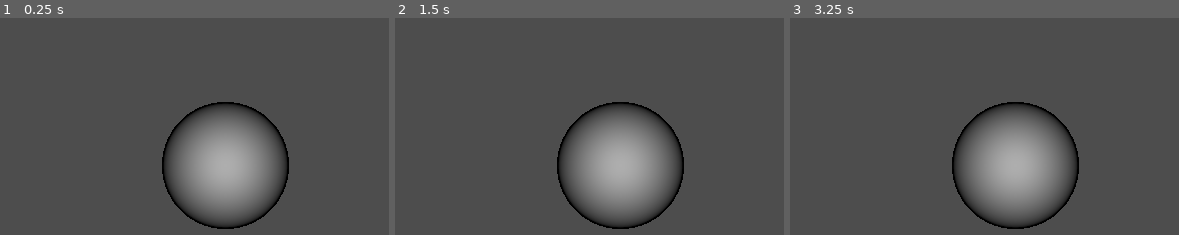
Above: before the commit, frames 1-3 (left to right).
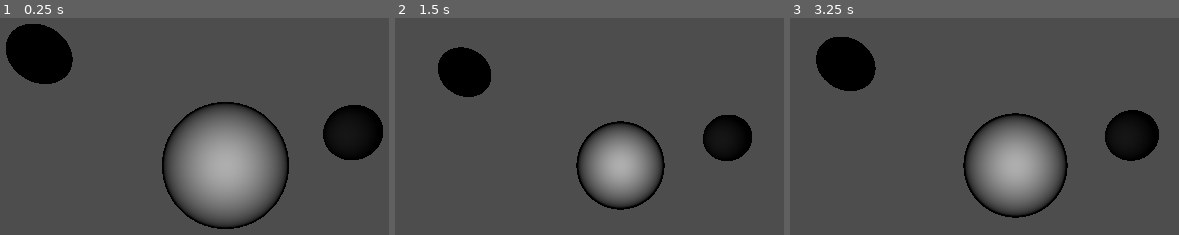
Above: after the commit, the same moments.

Repository: winder-xp/meteor-madness-hackathon-2025
Game: Godot game, scene res://scenes/test_scene.tscn
The game is run twice, just before and just after one commit, with the same random seed, the same clock (stepped at 60 frames per second) and the same inputs.
Inputs (mouse positions are in pixels of both pictures, inside the frame that each line leads up to):
- Up to frame 1 (0.25 s): no input
- Up to frame 2 (1.5 s): tap Enter at 0.5 s; move the mouse to (outside the picture) at 0.52 s; click (outside the picture) at 0.6 s; tap Mouse wheel down (scrollDown, bound only after the commit) at 0.8, 1.35 s; tap Space at 1.25 s; move the mouse to (461, 187) at 1.27 s
- Up to frame 3 (3.25 s): tap Mouse wheel up (scrollUp, bound only after the commit) at 1.55, 2.1 s; tap Enter at 2 s; move the mouse to (1097, 65) at 2.02 s; click (1097, 65) at 2.3 s; tap Space at 2.75 s; move the mouse to (outside the picture) at 2.77 s; click (outside the picture) at 2.85 s; tap Mouse wheel down (scrollDown, bound only after the commit) at 3.05 s

The runs differ from the first frame. In frame 1, 6.8% of the frame differs, in the area x 1-99%, y 2-66%; in frame 2, 13%, in the area x 11-92%, y 13-98%; in frame 3, 13%.

Commit message:
zoom y rotación de la cámara
Se ha añadido la posibilidad de rotar la cámara con clic y hacer zoom con la rueda del ratón

Diff:
--- a/project.godot
+++ b/project.godot
@@ -14,3 +14,21 @@
 run/main_scene="uid://d4ddh0ykygtu3"
 config/features=PackedStringArray("4.4", "Forward Plus")
 config/icon="res://icon.svg"
+
+[input]
+
+scrollUp={
+"deadzone": 0.2,
+"events": [Object(InputEventMouseButton,"resource_local_to_scene":false,"resource_name":"","device":-1,"window_id":0,"alt_pressed":false,"shift_pressed":false,"ctrl_pressed":false,"meta_pressed":false,"button_mask":0,"position":Vector2(0, 0),"global_position":Vector2(0, 0),"factor":1.0,"button_index":4,"canceled":false,"pressed":false,"double_click":false,"script":null)
+]
+}
+scrollDown={
+"deadzone": 0.2,
+"events": [Object(InputEventMouseButton,"resource_local_to_scene":false,"resource_name":"","device":-1,"window_id":0,"alt_pressed":false,"shift_pressed":false,"ctrl_pressed":false,"meta_pressed":false,"button_mask":0,"position":Vector2(0, 0),"global_position":Vector2(0, 0),"factor":1.0,"button_index":5,"canceled":false,"pressed":false,"double_click":false,"script":null)
+]
+}
+leftClick={
+"deadzone": 0.2,
+"events": [Object(InputEventMouseButton,"resource_local_to_scene":false,"resource_name":"","device":-1,"window_id":0,"alt_pressed":false,"shift_pressed":false,"ctrl_pressed":false,"meta_pressed":false,"button_mask":0,"position":Vector2(0, 0),"global_position":Vector2(0, 0),"factor":1.0,"button_index":1,"canceled":false,"pressed":false,"double_click":false,"script":null)
+]
+}
--- a/scenes/test_scene.tscn
+++ b/scenes/test_scene.tscn
@@ -1,14 +1,27 @@
-[gd_scene load_steps=2 format=3 uid="uid://d4ddh0ykygtu3"]
+[gd_scene load_steps=3 format=3 uid="uid://d4ddh0ykygtu3"]
+
+[ext_resource type="Script" uid="uid://mio4lk3xi7b6" path="res://scripts/camera_3d.gd" id="1_g7g4h"]
 
 [sub_resource type="SphereMesh" id="SphereMesh_a5oyu"]
 
 [node name="Node3D" type="Node3D"]
 
+[node name="Camera3D" type="Camera3D" parent="."]
+transform = Transform3D(1, 0, 0, 0, 1, 0, 0, 0, 1, 0, 0, 2.3524)
+script = ExtResource("1_g7g4h")
+
+[node name="MeshInstance3D3" type="MeshInstance3D" parent="."]
+transform = Transform3D(1, 0, 0, 0, 1, 0, 0, 0, 1, -3.27486, 1.96147, -2.83703)
+mesh = SubResource("SphereMesh_a5oyu")
+skeleton = NodePath("../MeshInstance3D")
+
+[node name="MeshInstance3D2" type="MeshInstance3D" parent="."]
+transform = Transform3D(1, 0, 0, 0, 1, 0, 0, 0, 1, 2.29671, 0.5924, -2.95878)
+mesh = SubResource("SphereMesh_a5oyu")
+skeleton = NodePath("../MeshInstance3D")
+
 [node name="MeshInstance3D" type="MeshInstance3D" parent="."]
 mesh = SubResource("SphereMesh_a5oyu")
 
-[node name="Camera3D" type="Camera3D" parent="."]
-transform = Transform3D(1, 0, 0, 0, 1, 0, 0, 0, 1, 0, 0, 2.3524)
-
 [node name="SpotLight3D" type="SpotLight3D" parent="."]
 transform = Transform3D(1, 0, 0, 0, 1, 0, 0, 0, 1, 0, 0, 1.24244)
--- /dev/null
+++ b/scripts/camera_3d.gd
@@ -0,0 +1,54 @@
+extends Camera3D
+
+@export var camera_lookat: Vector3 = Vector3.ZERO
+
+# parámetros en esféricas de la posición de la cámara (mirar position para convenio)
+var radius := (position - camera_lookat).length()
+var theta := PI / 2
+var phi := PI / 2
+
+var rotating := false
+var last_mouse_pos := Vector2.ZERO
+var sensitivity := 0.01
+var zoom_sensitivity := 0.5
+
+func _ready():
+	pass
+
+func _process(delta):
+	'''
+	ROTACIÓN DE LA CÁMARA
+	'''
+	# Inicio de la rotación, clic pulsado
+	if Input.is_action_just_pressed("leftClick"):
+		rotating = true
+		last_mouse_pos = get_viewport().get_mouse_position()
+
+	# Fin de la rotación, clic soltado
+	elif Input.is_action_just_released("leftClick"):
+		rotating = false
+
+	# Bloque de código durante la rotación
+	if rotating:
+		# Se calcula un "dx" del movimiento del ratón
+		var mouse_pos = get_viewport().get_mouse_position()
+		var delta_mouse = mouse_pos - last_mouse_pos
+		last_mouse_pos = mouse_pos
+
+		# Se transforma el movimiento de mouse en rotación angular
+		phi -= delta_mouse.x * sensitivity
+		theta -= delta_mouse.y * sensitivity
+
+		theta = clamp(theta, 0.01, PI - 0.01) # se limita el valor para que no de problemas
+
+		# Se actualiza posición y rotación de la cámara
+	position = camera_lookat + radius * Vector3(sin(theta) * cos(phi), cos(theta), sin(theta) * sin(phi))
+	look_at(camera_lookat, Vector3.UP)
+	'''
+	ZOOM
+	'''
+	if Input.is_action_just_pressed("scrollUp"):
+		radius -= zoom_sensitivity
+	if Input.is_action_just_pressed("scrollDown"):
+		radius += zoom_sensitivity
+	radius = clamp(radius, 0.0, INF)
Not shown, added: scripts/camera_3d.gd.uid
